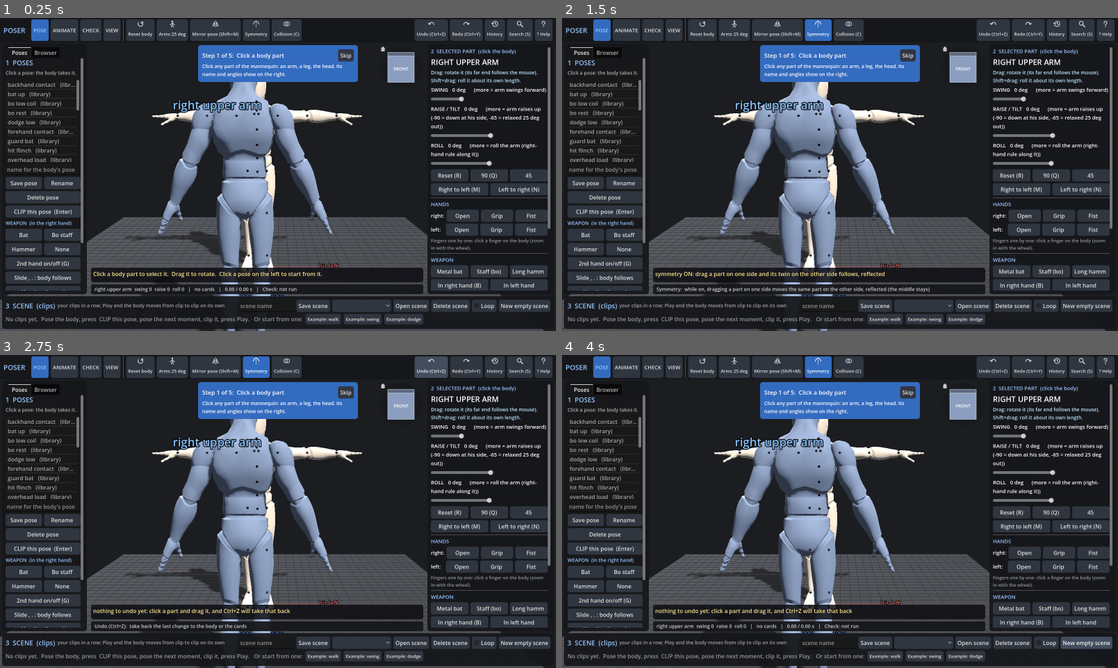
Above: before the commit, frames 1-4 (two rows, left to right).
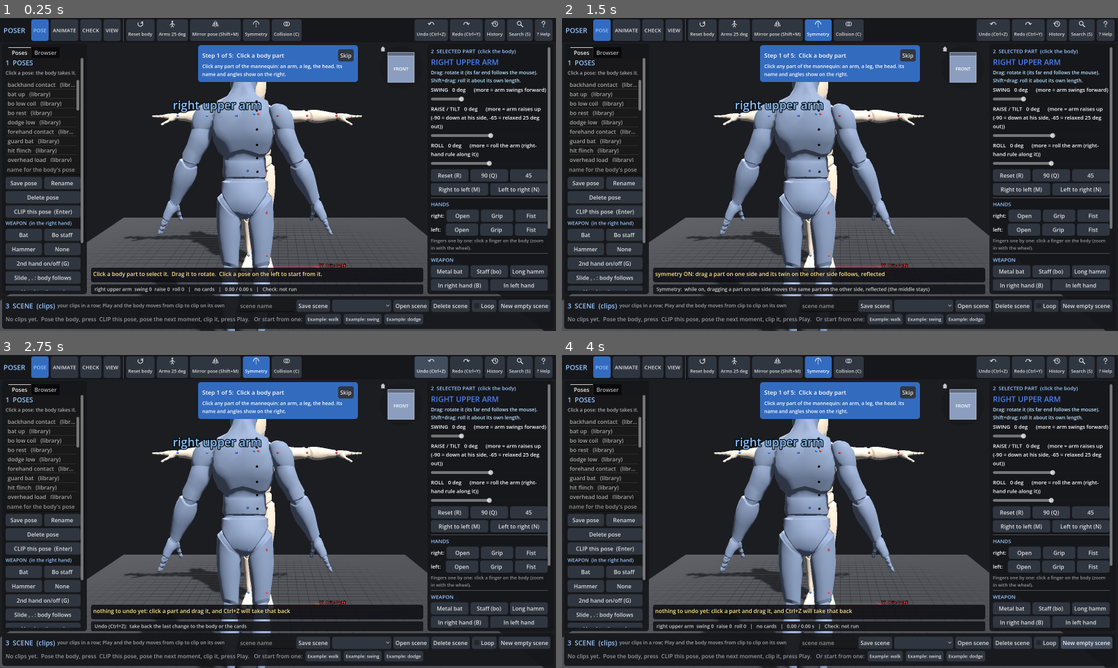
Above: after the commit, the same moments.

Repository: Nil4s/kine
Game: Godot game, scene res://main.tscn
Two runs of this game, one before a commit and one after it. Both use one fixed random seed, a clock stepped at 60 frames per second and the inputs below.
Inputs:
- Up to frame 1 (0.25 s): no input
- Up to frame 2 (1.5 s): click "POSE" at 0.5 s; click "Symmetry" at 1.25 s
- Up to frame 3 (2.75 s): click "Undo (Ctrl+Z)" at 2 s
- Up to frame 4 (4 s): click "Redo (Ctrl+Y)" at 2.75 s; click "New empty scene" at 3.5 s

The runs differ from the first frame. In frame 1, 0.4% of the frame differs, in the area x 0-98%, y 13-100%; in frame 2, 0.4%; in frame 3, 0.4%; in frame 4, 0.4%.

Commit message:
Poser round 24: a floor that fades, left/right colours, undo toast and Fix flash
GATES.md section EE, every gate ticked with evidence.
- Grid fades 1 m -> 2 m; XYZ origin gizmo with arrowheads and letters (floor_fade_test)
- Joint dots and the part name: his left red, his right blue (side_colours_test)
- Ctrl+Z/Ctrl+Y toast naming the step; a Fix flashes only the cards it changed (feedback_test)
- _fix refuses findings with no automatic fix (crashed in Fixer.apply, left _fixing set)

Co-Authored-By: Claude Opus 5.5 <noreply@anthropic.com>
Claude-Session: https://claude.ai/code/session_01X2aBeG5HTmsu9zKpfai9UZ

Diff:
--- a/scripts/main.gd
+++ b/scripts/main.gd
@@ -87,7 +87,7 @@
 var ui_find_box: StyleBoxFlat
 var world_env: Environment
 var floor_mat: StandardMaterial3D
-var grid_mesh: ImmediateMesh
+var grid_mesh: ImmediateMesh   # the floor grid (the axes: axis_mesh)
 var scene_path := ""   # the open scene's file ("" = never saved)
 var ui_help: PanelContainer
 var ui_cmd: CommandSearch
@@ -524,8 +524,17 @@
 	var m := StandardMaterial3D.new()
 	m.shading_mode = BaseMaterial3D.SHADING_MODE_UNSHADED
 	m.vertex_color_use_as_albedo = true
+	m.transparency = BaseMaterial3D.TRANSPARENCY_ALPHA   # the grid fades out (round 24)
 	gm.material_override = m
 	grid_mesh = im
+	var am := MeshInstance3D.new()
+	axis_mesh = ImmediateMesh.new()
+	am.mesh = axis_mesh
+	var amat := StandardMaterial3D.new()
+	amat.shading_mode = BaseMaterial3D.SHADING_MODE_UNSHADED
+	amat.vertex_color_use_as_albedo = true
+	am.material_override = amat
+	add_child(am)
 	_grid()
 	add_child(gm)
 	var floor := MeshInstance3D.new()
@@ -538,8 +547,9 @@
 	floor.material_override = fm
 	floor.position.y = -0.002
 	add_child(floor)
-	for lab in [["his left", Vector3(0.68, 0.01, 0), Color(0.9, 0.4, 0.4)], ["he faces this way", Vector3(0, 0.01, 0.7), Color(0.4, 0.6, 1.0)]]:
+	for lab in [["X  his left", Vector3(0.72, 0.01, 0), AXES[0][1]], ["Y  up", Vector3(0, AXIS_Y + 0.05, 0), AXES[1][1]], ["Z  he faces this way", Vector3(0, 0.01, 0.74), AXES[2][1]]]:
 		var l := Label3D.new()
+		l.name = "axis_" + String(lab[0]).left(1)
 		l.text = lab[0]
 		l.position = lab[1]
 		l.modulate = lab[2]
@@ -582,7 +592,7 @@
 		sm.height = 0.022
 		d.mesh = sm
 		var dm := StandardMaterial3D.new()
-		dm.albedo_color = Color(0.15, 0.15, 0.18)
+		dm.albedo_color = side_col(j)
 		dm.no_depth_test = true
 		dm.render_priority = 1
 		d.material_override = dm
@@ -620,23 +630,53 @@
 
 
 ## the floor grid in the theme's colours (a theme switch rebuilds it; the two axis lines are content)
+## THE FLOOR FADES (round 24, GATES EE1, UPGRADES #45): full to GRID_FULL m from the middle, nothing at GRID_END (its
+## edge), each line cut into GRID_STEP pieces so the fade is smooth; the origin's axes are their own mesh, never faded:
+## X red toward his left, Y green up, Z blue the way he faces, each with an arrowhead (and its letter, a Label3D)
+const GRID_FULL := 1.0
+const GRID_END := 2.0
+const GRID_STEP := 0.1
+const AXIS_Y := 0.3
+const AXES := [[Vector3(0.6, 0.001, 0), Color(0.9, 0.3, 0.3)], [Vector3(0, AXIS_Y, 0), Color(0.35, 0.8, 0.35)], [Vector3(0, 0.001, 0.6), Color(0.3, 0.5, 0.95)]]
+var axis_mesh: ImmediateMesh
+
+
+static func grid_alpha(p: Vector3) -> float:
+	return clampf((GRID_END - Vector2(p.x, p.z).length()) / (GRID_END - GRID_FULL), 0.0, 1.0)
+
+
 func _grid() -> void:
 	grid_mesh.clear_surfaces()
 	grid_mesh.surface_begin(Mesh.PRIMITIVE_LINES)
-	for k in range(-20, 21):
-		var x := k * 0.1
+	var n := int(round(GRID_END / GRID_STEP))
+	for k in range(-n, n + 1):
+		var x := k * GRID_STEP
 		var c := Tok.c("grid_major") if k % 10 == 0 else Tok.c("grid")
-		for seg in [[Vector3(x, 0, -2), Vector3(x, 0, 2)], [Vector3(-2, 0, x), Vector3(2, 0, x)]]:
-			grid_mesh.surface_set_color(c)
-			grid_mesh.surface_add_vertex(seg[0])
-			grid_mesh.surface_set_color(c)
-			grid_mesh.surface_add_vertex(seg[1])
-	for ax in [[Vector3(0.6, 0.001, 0), Color(0.9, 0.3, 0.3)], [Vector3(0, 0.001, 0.6), Color(0.3, 0.5, 0.95)]]:
-		grid_mesh.surface_set_color(ax[1])
-		grid_mesh.surface_add_vertex(Vector3(0, 0.001, 0))
-		grid_mesh.surface_set_color(ax[1])
-		grid_mesh.surface_add_vertex(ax[0])
+		for i in range(-n, n):
+			for seg in [[Vector3(x, 0, i * GRID_STEP), Vector3(x, 0, (i + 1) * GRID_STEP)], [Vector3(i * GRID_STEP, 0, x), Vector3((i + 1) * GRID_STEP, 0, x)]]:
+				var a0 := grid_alpha(seg[0])
+				var a1 := grid_alpha(seg[1])
+				if a0 <= 0.0 and a1 <= 0.0:
+					continue
+				grid_mesh.surface_set_color(Color(c, c.a * a0))
+				grid_mesh.surface_add_vertex(seg[0])
+				grid_mesh.surface_set_color(Color(c, c.a * a1))
+				grid_mesh.surface_add_vertex(seg[1])
 	grid_mesh.surface_end()
+	axis_mesh.clear_surfaces()
+	axis_mesh.surface_begin(Mesh.PRIMITIVE_LINES)
+	for ax in AXES:
+		var tip: Vector3 = ax[0]
+		var o := Vector3(0, 0.001, 0)
+		var d := (tip - o).normalized()
+		var side := Vector3.UP if absf(d.y) < 0.5 else Vector3.RIGHT
+		var w := d.cross(side).normalized() * 0.03
+		for seg in [[o, tip], [tip, tip - d * 0.06 + w], [tip, tip - d * 0.06 - w]]:
+			axis_mesh.surface_set_color(ax[1])
+			axis_mesh.surface_add_vertex(seg[0])
+			axis_mesh.surface_set_color(ax[1])
+			axis_mesh.surface_add_vertex(seg[1])
+	axis_mesh.surface_end()
 
 
 ## the dummy: the same mannequin, blue-grey, standing (T.D), turned to face the hero
@@ -1343,6 +1383,7 @@
 	redo.append(now)
 	_restore(u)
 	_say("undone: " + now["name"])
+	_toast("Undid: " + now["name"])
 	_history_rows()
 
 
@@ -1355,6 +1396,7 @@
 	undo.append(now)
 	_restore(r)
 	_say("redone: " + now["name"])
+	_toast("Redid: " + now["name"])
 	_history_rows()
 
 
@@ -1537,6 +1579,17 @@
 # ---------------------------------------------------------------- words
 
 ## a plain name for a part: "upperarm_r" -> "right upper arm"
+## LEFT AND RIGHT (round 24, GATES EE2, UPGRADES #42): his left red (the floor's X, "his left"), his right blue, the
+## middle dark; the joint dots and the selected part's name carry it
+const SIDE_L := Color(0.9, 0.3, 0.3)
+const SIDE_R := Color(0.3, 0.5, 0.95)
+const SIDE_MID := Color(0.15, 0.15, 0.18)
+
+
+static func side_col(j: String) -> Color:
+	return SIDE_L if j.ends_with("_l") else (SIDE_R if j.ends_with("_r") else SIDE_MID)
+
+
 static func nice(j: String) -> String:
 	var names := {"pelvis": "hips", "spine_01": "lower back", "spine_02": "middle back", "spine_03": "chest",
 		"neck_01": "neck", "head": "head", "clavicle": "shoulder", "upperarm": "upper arm", "lowerarm": "elbow / forearm",
@@ -1579,6 +1632,50 @@
 	if j in Body.FINGERS:
 		return "Drag: curl this finger joint.   Use the buttons below for the whole hand (open / grip / fist)."
 	return "Drag: rotate it (its far end follows the mouse).   Shift+drag: roll it about its own length."
+
+
+## FEEDBACK YOU CAN SEE (round 24, GATES EE3, UPGRADES #41): Ctrl+Z / Ctrl+Y show a toast over the view naming the
+## step, gone after TOAST_T (a new one replaces it); a Fix flashes the cards it changed, fading back over FLASH_T
+const TOAST_T := 1.6
+const FLASH_T := 0.7
+const FLASH_COL := Color(1.7, 1.5, 0.75)
+var ui_toast: Label
+var _toast_gen := 0
+
+
+func _toast(t: String) -> void:
+	if ui_root == null:
+		return
+	if ui_toast == null:
+		ui_toast = Label.new()
+		ui_toast.name = "toast"
+		ui_toast.mouse_filter = Control.MOUSE_FILTER_IGNORE
+		ui_toast.add_theme_font_size_override("font_size", 18)
+		ui_toast.add_theme_color_override("font_color", Tok.c("say"))
+		var sb := StyleBoxFlat.new()
+		sb.bg_color = Tok.c("say_bg")
+		sb.set_corner_radius_all(8)
+		sb.set_content_margin_all(10)
+		ui_toast.add_theme_stylebox_override("normal", sb)
+		ui_root.add_child(ui_toast)
+	ui_toast.text = t
+	ui_toast.visible = true
+	ui_toast.set_anchors_and_offsets_preset(Control.PRESET_CENTER_TOP, Control.PRESET_MODE_MINSIZE)
+	ui_toast.position.y = 96
+	_toast_gen += 1
+	var g := _toast_gen
+	get_tree().create_timer(TOAST_T).timeout.connect(func():
+		if g == _toast_gen and is_instance_valid(ui_toast):
+			ui_toast.visible = false)
+
+
+func _flash_cards(idx: Array) -> void:
+	for i in idx:
+		var pc := ui_cards.get_node_or_null("card_%d" % (i + 1)) as Control
+		if pc == null:
+			continue
+		pc.modulate = FLASH_COL
+		pc.create_tween().tween_property(pc, "modulate", Color.WHITE, FLASH_T)
 
 
 func _say(t: String) -> void:
@@ -2685,6 +2782,10 @@
 	var L: Dictionary = B.lim[sel]
 	var lims: Array = B.at_limit(sel)
 	ui_title.text = nice(sel).to_upper() + ("   (at its limit)" if not lims.is_empty() else "")
+	if side_col(sel) != SIDE_MID:
+		ui_title.add_theme_color_override("font_color", side_col(sel))
+	else:
+		ui_title.remove_theme_color_override("font_color")
 	ui_title.modulate = LIMIT if not lims.is_empty() else Color.WHITE
 	ui_how.text = _how(sel)
 	var vals := {"bend": v.x, "side": v.y, "twist": v.z}
@@ -2720,6 +2821,7 @@
 
 func _panel_bat() -> void:
 	var locked := B.wep_hand != ""
+	ui_title.remove_theme_color_override("font_color")
 	ui_title.text = {"metal_bat": "METAL BAT", "staff": "BO STAFF", "long_hammer": "LONG HAMMER"}.get(B.wep_kind, B.wep_kind.to_upper()) + "  " + ("(locked in the %s)" % nice(B.wep_hand) if locked else "(free)")
 	ui_title.modulate = Color.WHITE
 	var w := wep_noun()   # round 9: the panel said "bat" for the staff and the hammer too
@@ -3667,6 +3769,9 @@
 	_pv_hover = {}
 	if _fixing:
 		return
+	if Fixer.label(f, S) == "":   # no fix for this rule: Fixer.apply has none to run (and _fixing would stay set)
+		_say("%s has no automatic fix: click its card and drag the parts by hand" % f["rule"])
+		return
 	_fixing = true
 	_say("fixing %s on card %d... (it plays the scene to check the fix)" % [f["rule"], f["card"] + 1])
 	await get_tree().process_frame
@@ -3681,6 +3786,12 @@
 		_ps().apply(B, playhead)
 		_check(r["after"])
 	_refresh()
+	if r["kept"]:
+		var changed := []
+		for i in mini(u["cards"].size(), S.cards.size()):
+			if JSON.stringify(u["cards"][i]) != JSON.stringify(S.cards[i]):
+				changed.append(i)
+		_flash_cards(changed)
 	_say(r["msg"] + ("   (Ctrl+Z undoes it)" if r["kept"] else "") + "   [%.1f s]" % ((Time.get_ticks_msec() - t0) / 1000.0))
 	_fixing = false
 
--- /dev/null
+++ b/tests/feedback_test.gd
@@ -0,0 +1,128 @@
+## godot --path . -s tests/feedback_test.gd     (GATES EE3, UPGRADES #41; a real window, real keys)
+## FEEDBACK YOU CAN SEE: two named steps, then a REAL Ctrl+Z: a toast over the view says "Undid: <the step's name>"
+## (the same name the History lists) at once, and it is gone within 2 s; Ctrl+Z twice fast: the second replaces the
+## first (one toast, the newer name, still up after the first's time would have run out); Ctrl+Y: "Redid: ...". A Fix
+## that keeps: the cards it changed (found here by comparing the cards before and after) flash, and only those;
+## within 1 s they are back to normal. A Button's pressed look differs from its normal one (the theme's).
+extends SceneTree
+
+var fails := 0
+var m: Node
+
+
+func ok(c: bool, what: String) -> void:
+	print(("ok   " if c else "FAIL ") + what)
+	if not c:
+		fails += 1
+
+
+func idle(n := 3) -> void:
+	for i in n:
+		await process_frame
+
+
+func key(k: Key, ctrl := true) -> void:
+	for down in [true, false]:
+		var e := InputEventKey.new()
+		e.keycode = k
+		e.physical_keycode = k
+		e.ctrl_pressed = ctrl
+		e.pressed = down
+		root.push_input(e)
+		await process_frame
+
+
+func wait(s: float) -> void:
+	await create_timer(s).timeout
+
+
+func toast() -> String:
+	var t: Label = m.ui_toast
+	return t.text if t != null and t.is_visible_in_tree() else ""
+
+
+func _init() -> void:
+	m = (load("res://main.tscn") as PackedScene).instantiate()
+	root.add_child(m)
+	await idle(4)
+	m.tour_step = -1
+	if m.ui_tour != null:
+		m.ui_tour.visible = false
+	m._new_scene()
+	await idle(2)
+	# two named steps
+	for j in ["upperarm_l", "thigh_r"]:
+		m.sel = j
+		m._push_undo()
+		m.B.ang[j] = m.B.ang[j] + Vector3(0, 0, 10)
+		m.B.fk()
+		m._say("ROTATING the " + m.nice(j))
+	await idle(2)
+	var name2: String = m._step_label(m.undo[-1])
+	var name1: String = m._step_label(m.undo[-2])
+	ok(toast() == "", "1 before any undo: no toast")
+	await key(KEY_Z)
+	var t1 := toast()
+	ok(t1 == "Undid: " + name2, "2 a real Ctrl+Z: at once the toast '%s' (the step: '%s')" % [t1, name2])
+	await wait(1.0)
+	await key(KEY_Z)
+	var t2 := toast()
+	await wait(0.9)   # 1.9 s after the first: the first's time is over, the second's not
+	var t2b := toast()
+	ok(t2 == "Undid: " + name1 and t2b == t2, "3 Ctrl+Z again 1 s later: the toast replaced ('%s'), still up 0.9 s on ('%s')" % [t2, t2b])
+	await wait(1.0)
+	ok(toast() == "", "4 gone within 2 s of the last one")
+	await key(KEY_Y)
+	var t3 := toast()
+	ok(t3 == "Redid: " + name1, "5 a real Ctrl+Y: '%s'" % t3)
+	# a Fix that keeps
+	var flashed := []
+	var changed := []
+	var tried := 0
+	for f in DirAccess.get_files_at("res://scenes/"):
+		if not f.ends_with(".json") or not changed.is_empty():
+			continue
+		m._load_scene("res://scenes/" + f)
+		m._rebuild_cards()
+		if m.S.cards.size() < 2:
+			continue
+		m._check()
+		for fd in m.findings.duplicate():
+			if tried >= 8:
+				break
+			if Fixer.label(fd, m.S) == "":   # as the Check list: a Fix button only where there is a fix
+				continue
+			tried += 1
+			var before: Array = m.S.cards.duplicate(true)
+			var nu: int = m.undo.size()
+			await m._fix(fd)
+			if m.undo.size() == nu:
+				continue
+			for i in m.S.cards.size():
+				if JSON.stringify(before[i]) != JSON.stringify(m.S.cards[i]):
+					changed.append(i)
+			await idle(1)
+			for i in m.S.cards.size():
+				var pc: Control = m.ui_cards.get_node("card_%d" % (i + 1))
+				if pc.modulate.r > 1.2:
+					flashed.append(i)
+			ok(not changed.is_empty() and flashed == changed,
+				"6 a Fix kept on %s (%s): cards changed %s, cards flashing %s (only those)" % [f, fd["rule"], changed, flashed])
+			break
+	ok(not changed.is_empty(), "   a Fix that keeps was found (%d tried)" % tried)
+	await wait(1.0)
+	var lit := []
+	for i in m.S.cards.size():
+		if not (m.ui_cards.get_node("card_%d" % (i + 1)) as Control).modulate.is_equal_approx(Color.WHITE):
+			lit.append(i)
+	ok(lit.is_empty(), "7 1 s later every card back to normal (still lit: %s)" % [lit])
+	var b := Button.new()
+	m.ui_root.add_child(b)
+	await idle(1)   # main names new nodes deferred: let that run before the button goes
+	var sn: StyleBox = b.get_theme_stylebox("normal")
+	var sp: StyleBox = b.get_theme_stylebox("pressed")
+	ok(sn is StyleBoxFlat and sp is StyleBoxFlat and not (sn as StyleBoxFlat).bg_color.is_equal_approx((sp as StyleBoxFlat).bg_color),
+		"8 a button's pressed look differs from its normal one (%s -> %s)" % [(sn as StyleBoxFlat).bg_color, (sp as StyleBoxFlat).bg_color])
+	b.queue_free()
+	print("FEEDBACK: %d failed" % fails)
+	quit(1 if fails > 0 else 0)
--- /dev/null
+++ b/tests/floor_fade_test.gd
@@ -0,0 +1,82 @@
+## godot --headless --path . -s tests/floor_fade_test.gd     (GATES EE1, UPGRADES #45)
+## THE FLOOR FADES: every vertex of the grid mesh has alpha = its colour's alpha x clamp((2 - r) / 1, 0, 1), r its
+## distance from the middle in the floor (computed here); every line piece is at most 0.1 m; there are vertices at
+## full, faded and (at the edge) zero alpha. THE ORIGIN HAS AXES: the axis mesh holds a red line from the origin
+## toward +X (his left), a green one up +Y, a blue one toward +Z (where he faces), each with two arrowhead strokes at
+## its tip; the letters X / Y / Z stand by them. The grid material blends alpha (else the fade would not show).
+extends SceneTree
+
+var fails := 0
+
+
+func ok(c: bool, what: String) -> void:
+	print(("ok   " if c else "FAIL ") + what)
+	if not c:
+		fails += 1
+
+
+## a mesh stores vertex colours in 8 bits: 0.9 comes back 0.898
+func same(a: Color, b: Color) -> bool:
+	return absf(a.r - b.r) <= 0.005 and absf(a.g - b.g) <= 0.005 and absf(a.b - b.b) <= 0.005 and absf(a.a - b.a) <= 0.005
+
+
+func _init() -> void:
+	var m: Node = (load("res://main.tscn") as PackedScene).instantiate()
+	root.add_child(m)
+	for i in 4:
+		await process_frame
+	var g: ImmediateMesh = m.grid_mesh
+	var arr := g.surface_get_arrays(0)
+	var v: PackedVector3Array = arr[Mesh.ARRAY_VERTEX]
+	var c: PackedColorArray = arr[Mesh.ARRAY_COLOR]
+	var worst := 0.0
+	var longest := 0.0
+	var full := 0
+	var part := 0
+	var zero := 0
+	for i in v.size():
+		var r := Vector2(v[i].x, v[i].z).length()
+		var want := clampf((2.0 - r) / 1.0, 0.0, 1.0)
+		var base := Tok.c("grid_major") if absf(c[i].r - Tok.c("grid_major").r) < 1e-3 else Tok.c("grid")
+		worst = maxf(worst, absf(c[i].a - base.a * want))
+		if want >= 1.0:
+			full += 1
+		elif want > 0.0:
+			part += 1
+		else:
+			zero += 1
+		if i % 2 == 1:
+			longest = maxf(longest, v[i].distance_to(v[i - 1]))
+	ok(worst <= 0.01 and longest <= 0.1 + 1e-6 and full > 100 and part > 100 and zero > 0,
+		"1 the grid: %d vertices, each alpha = the fade rule (worst off %.4f), pieces at most %.3f m; full %d, fading %d, zero at the edge %d" % [v.size(), worst, longest, full, part, zero])
+	var gi: MeshInstance3D = null
+	for mi in m.find_children("*", "MeshInstance3D", false, false):
+		if (mi as MeshInstance3D).mesh == g:
+			gi = mi
+	ok(gi != null and (gi.material_override as StandardMaterial3D).transparency == BaseMaterial3D.TRANSPARENCY_ALPHA, "2 the grid's material blends alpha")
+	var a := (m.axis_mesh as ImmediateMesh).surface_get_arrays(0)
+	var av: PackedVector3Array = a[Mesh.ARRAY_VERTEX]
+	var ac: PackedColorArray = a[Mesh.ARRAY_COLOR]
+	var found := {}
+	for dir in [[Vector3.RIGHT, "X", "r"], [Vector3.UP, "Y", "g"], [Vector3.BACK, "Z", "b"]]:
+		var axis := -1
+		for i in range(0, av.size(), 2):
+			var d := av[i + 1] - av[i]
+			if av[i].length() < 0.01 and d.length() > 0.2 and d.normalized().dot(dir[0]) > 0.99:
+				axis = i
+		if axis < 0:
+			continue
+		var col := ac[axis]
+		var strongest: String = "r" if col.r >= maxf(col.g, col.b) else ("g" if col.g >= col.b else "b")
+		var tip := av[axis + 1]
+		var heads := 0
+		for i in range(0, av.size(), 2):
+			if i != axis and av[i].distance_to(tip) < 1e-4 and av[i + 1].distance_to(tip) < 0.1 and same(ac[i], col):
+				heads += 1
+		var lab: Label3D = m.get_node_or_null("axis_" + String(dir[1]))
+		var lab_ok := lab != null and lab.text.begins_with(dir[1]) and lab.position.distance_to(tip) < 0.2 and same(lab.modulate, col)
+		found[dir[1]] = [strongest == dir[2], heads, lab_ok]
+	ok(found.size() == 3 and found.values().all(func(f): return f[0] and f[1] == 2 and f[2]),
+		"3 the origin's axes: %s (each: its colour right, 2 arrowhead strokes, its letter beside its tip in its colour)" % found)
+	print("FLOOR FADE: %d failed" % fails)
+	quit(1 if fails > 0 else 0)
--- /dev/null
+++ b/tests/side_colours_test.gd
@@ -0,0 +1,91 @@
+## godot --headless --path . -s tests/side_colours_test.gd     (GATES EE2, UPGRADES #42)
+## LEFT AND RIGHT TELL APART: the body at rest. Every joint dot: his left (_l) red, his right (_r) blue, the middle
+## dark; every _l dot stands at +x (the side the floor's "X his left" marks), its _r twin at the mirror place (x
+## negated, y and z the same, within 1 mm). The selected part's name in the right panel: a left part's in red, a right
+## part's in blue, a middle part's in the theme's own colour (no override), a weapon's too; in both themes the coloured
+## name reads against the panel (contrast 3:1 or more, the large-text bar) and the dots keep their colours.
+extends SceneTree
+
+var fails := 0
+var m: Node
+
+
+func ok(c: bool, what: String) -> void:
+	print(("ok   " if c else "FAIL ") + what)
+	if not c:
+		fails += 1
+
+
+func idle(n := 3) -> void:
+	for i in n:
+		await process_frame
+
+
+func dot_bad() -> Array:
+	var bad := []
+	for j in m.dots:
+		var col: Color = (m.dots[j].material_override as StandardMaterial3D).albedo_color
+		var want: Color = Color(0.9, 0.3, 0.3) if j.ends_with("_l") else (Color(0.3, 0.5, 0.95) if j.ends_with("_r") else Color(0.15, 0.15, 0.18))
+		if not col.is_equal_approx(want):
+			bad.append([j, col])
+	return bad
+
+
+func title_of(j: String) -> Array:
+	m.sel = j
+	m._refresh()
+	await idle(2)
+	var t: Label = m.ui_title
+	return [t.has_theme_color_override("font_color"), t.get_theme_color("font_color")]
+
+
+func _init() -> void:
+	m = (load("res://main.tscn") as PackedScene).instantiate()
+	root.add_child(m)
+	await idle(4)
+	m.tour_step = -1
+	m._new_scene()
+	m._reset_all()
+	m._refresh()
+	await idle(2)
+	var counts := {"l": 0, "r": 0, "mid": 0}
+	for j in m.dots:
+		counts["l" if j.ends_with("_l") else ("r" if j.ends_with("_r") else "mid")] += 1
+	var bad := dot_bad()
+	ok(bad.is_empty() and counts["l"] >= 6 and counts["l"] == counts["r"] and counts["mid"] >= 3,
+		"1 the dots: %d left red, %d right blue, %d middle dark (bad: %s)" % [counts["l"], counts["r"], counts["mid"], bad])
+	var mir := []
+	for j in m.dots:
+		if not j.ends_with("_l"):
+			continue
+		var tw: String = j.left(j.length() - 2) + "_r"
+		var pl: Vector3 = m.dots[j].position
+		var pr: Vector3 = m.dots[tw].position
+		if pl.x <= 0.0 or Vector3(-pr.x, pr.y, pr.z).distance_to(pl) > 0.001:
+			mir.append([j, pl, pr])
+	ok(mir.is_empty(), "2 at rest every red dot stands at +x (his left, where the floor's X points) and its blue twin at its mirror place within 1 mm (bad: %s)" % [mir.slice(0, 2)])
+	var res := {}
+	for j in ["upperarm_l", "thigh_r", "spine_01" if m.dots.has("spine_01") else "pelvis"]:
+		res[j] = await title_of(j)
+	var lt: Array = res["upperarm_l"]
+	var rt: Array = res["thigh_r"]
+	var mt: Array = res.values()[2]
+	ok(lt[0] and (lt[1] as Color).is_equal_approx(m.SIDE_L) and rt[0] and (rt[1] as Color).is_equal_approx(m.SIDE_R) and not mt[0],
+		"3 the selected part's name: left upper arm red %s, right thigh blue %s, %s no override" % [lt, rt, res.keys()[2]])
+	var con := {}
+	for light in [false, true]:
+		m._set_light(light)
+		await idle(2)
+		var bg := Tok.c("panel")
+		con["light" if light else "dark"] = [snappedf(Tok.contrast(m.SIDE_L, bg), 0.01), snappedf(Tok.contrast(m.SIDE_R, bg), 0.01), dot_bad().is_empty()]
+	m._set_light(false)
+	ok(con.values().all(func(c): return c[0] >= 3.0 and c[1] >= 3.0 and c[2]),
+		"4 both themes: [red name contrast, blue name contrast, dots unchanged] %s" % con)
+	m.sel = "upperarm_l"
+	m._refresh()
+	m.sel = m.B.WEAPON[0] if m.B.wep_on else "pelvis"
+	m._refresh()
+	await idle(2)
+	ok(not m.ui_title.has_theme_color_override("font_color"), "5 a left part, then %s selected: the side colour does not stick" % m.sel)
+	print("SIDE COLOURS: %d failed" % fails)
+	quit(1 if fails > 0 else 0)
Not shown, changed: GATES.md
Not shown, changed: UPGRADES_100.md
Not shown, changed: tools/run_all.sh
